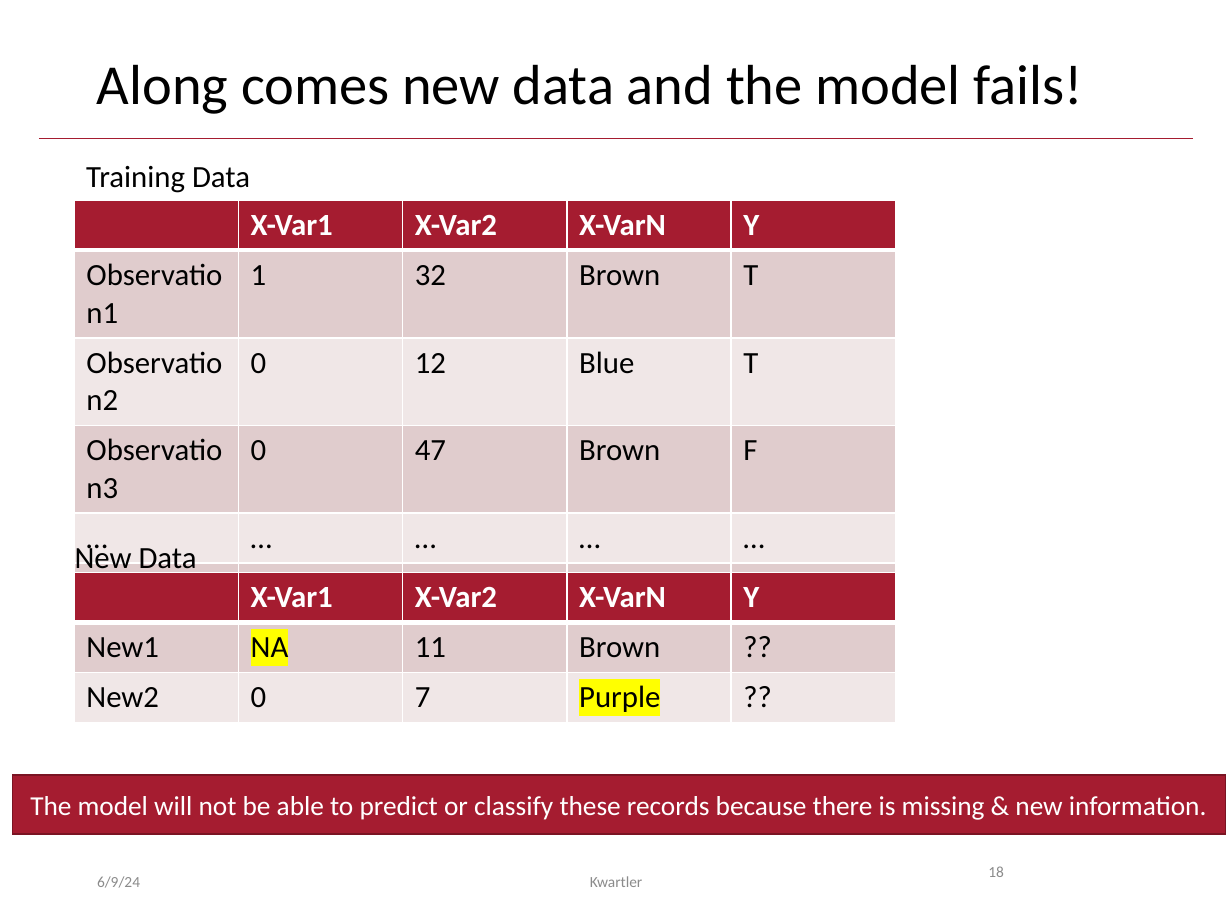
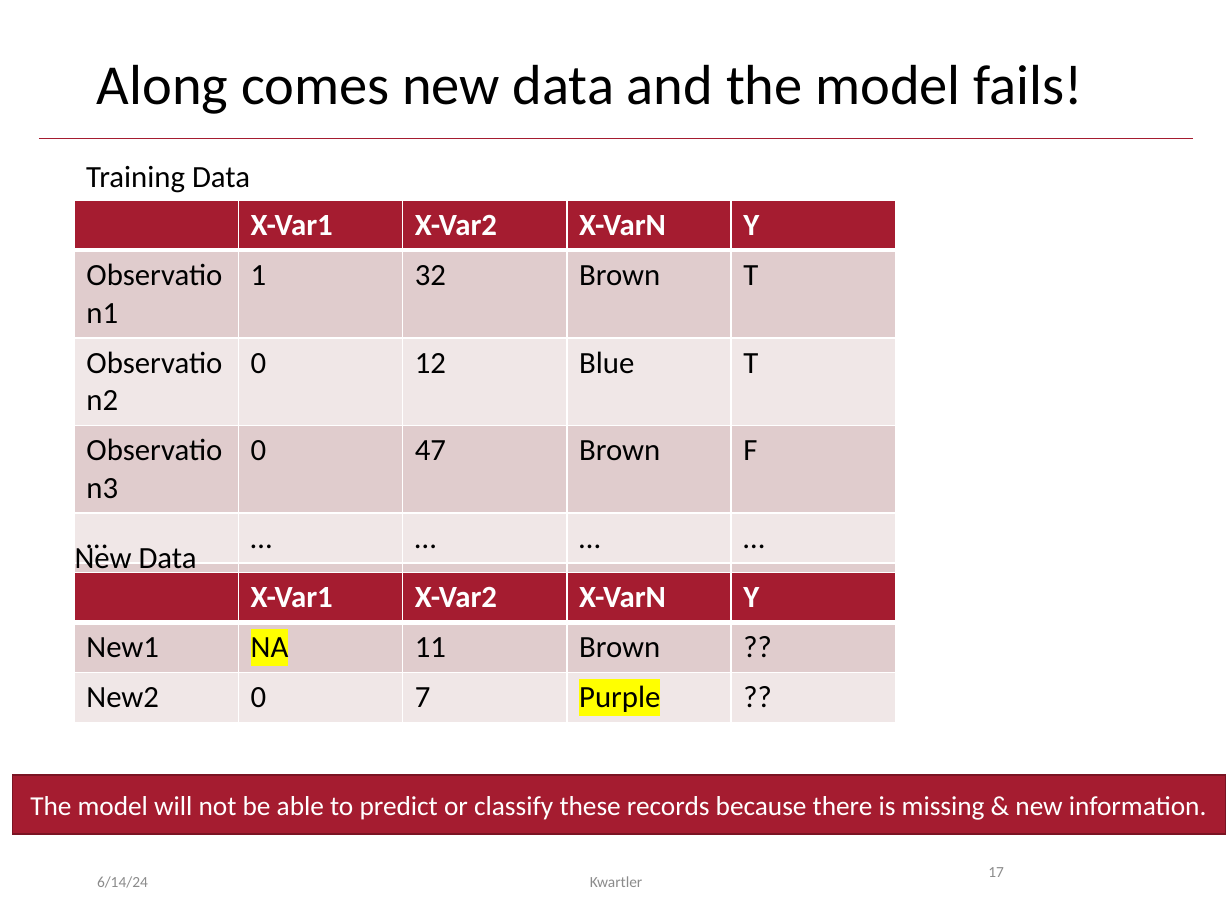
Before and after one commit to kwartler/GSERM_2024, a slide deck: slide 17 of lessons/Day5_supervised_unsupervised/B_ElasticNet_textRegression.pptx (slide 18 before the commit). Drawn at 1232x924 pixels with LibreOffice and Linux fonts; fonts in the diff are those of the drawing. Boxes give left, top, right and bottom in pixels: in the first picture for what was removed or moved away, otherwise in the second. Text is boxed around its words. In the diff, an @@ line names an element or a change of style, - is before the commit and + after.

```diff
--- a/lessons/Day5_supervised_unsupervised/B_ElasticNet_textRegression.pptx
+++ b/lessons/Day5_supervised_unsupervised/B_ElasticNet_textRegression.pptx
@@ page number at bbox=[988, 867, 1004, 877]: text changed @@
-18
+17
@@ text at bbox=[97, 876, 148, 888]: text changed @@
-6/9/24
+6/14/24
```
Also in this commit, not shown: 26 other slides changed, 9 other files.
